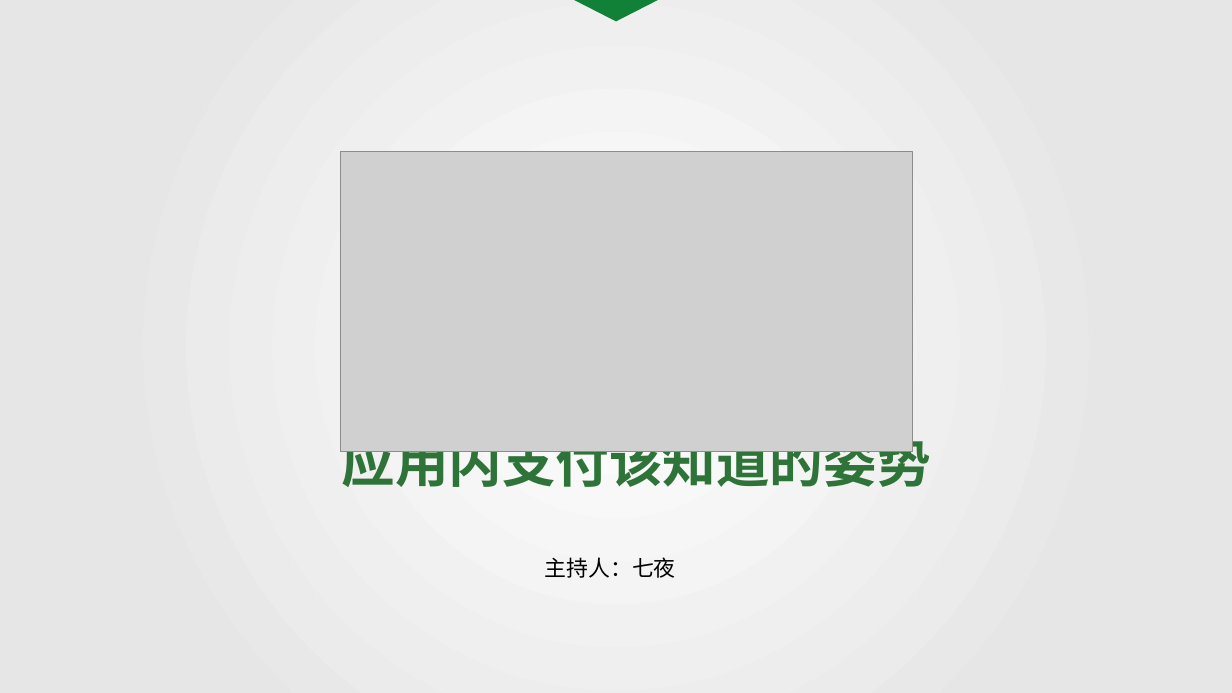
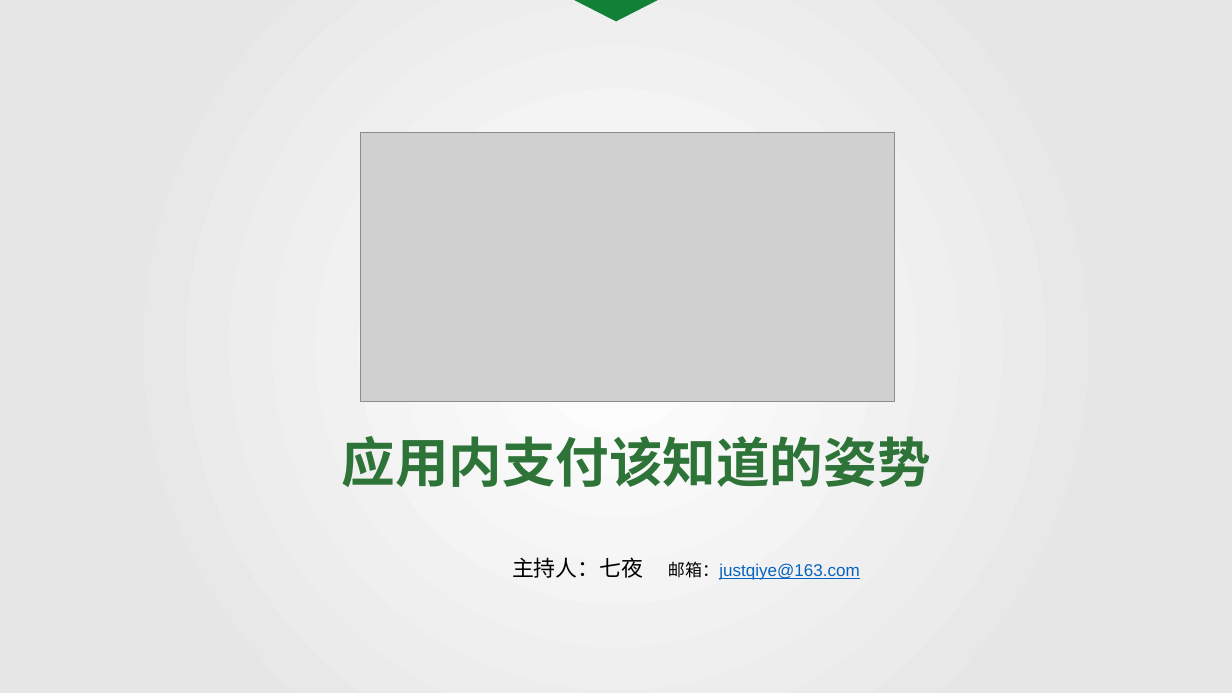
Before and after one commit to qiyer/ApplePayDemo, a slide deck: slide 1 of Pay_PPT/Apple_Pay.pptx. Drawn at 1232x693 pixels with LibreOffice and Linux fonts; fonts in the diff are those of the drawing; grey boxes stand for pictures; background and template pictures are left out. Boxes give left, top, right and bottom in pixels: in the first picture for what was removed or moved away, otherwise in the second. Text is boxed around its words. In the diff, an @@ line names an element or a change of style, - is before the commit and + after.

```diff
--- a/Pay_PPT/Apple_Pay.pptx
+++ b/Pay_PPT/Apple_Pay.pptx
@@ picture: place and size @@
-picture at <box>340,152,912,452</box>
+picture at <box>361,132,895,401</box>
@@ text at <box>512,557,860,580</box>: text changed; size 18 to 14 pt; font Noto Sans CJK SC to Arial; text colour #000000 to #0563C1 @@
-主持人：七夜
+主持人：七夜 邮箱：justqiye@163.com
```
Also in this commit, not shown: 4 other slides changed, 4 slides added, 13 slides removed, 4 other files.
